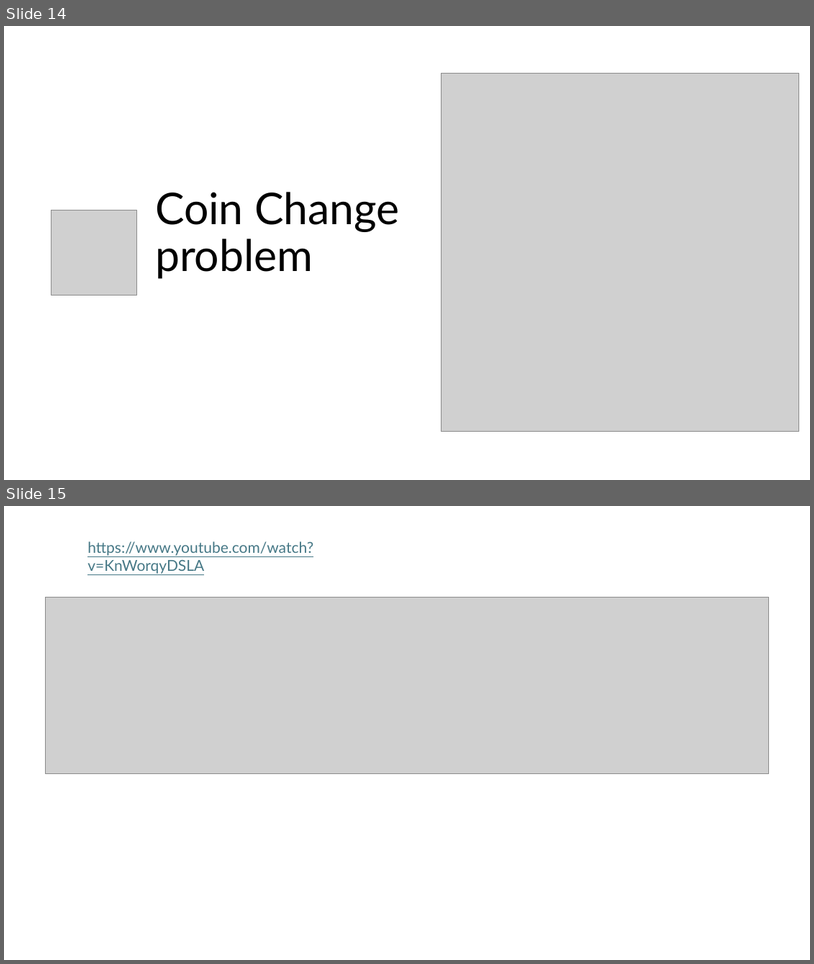
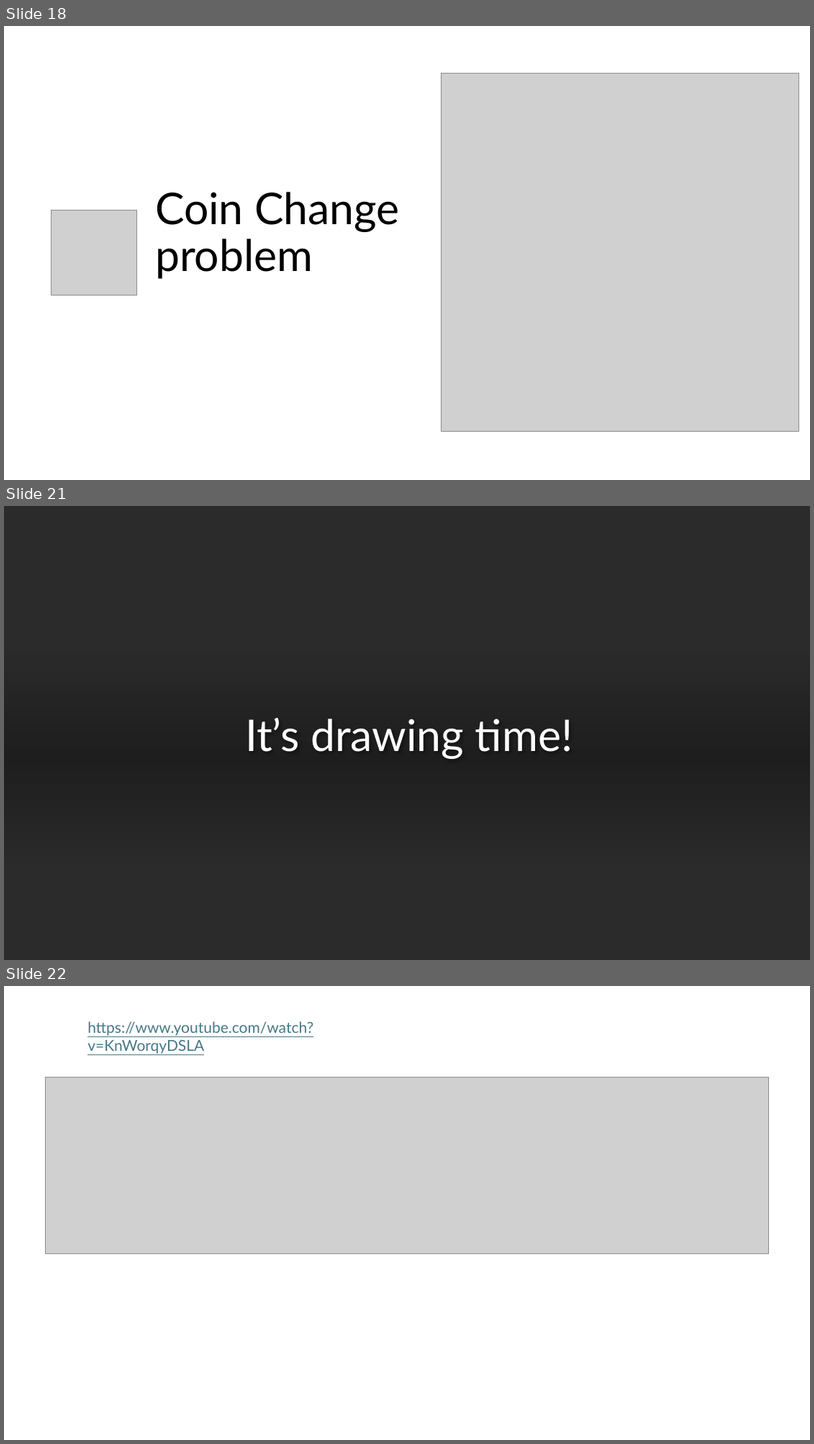
Before and after one commit to RobertNagy299/dsa-i-teaching, a slide deck: MyOwnPresentations/Dynamic_Programming_III.pptx. Shown one above the other, each under a label of ours: slides 14 and 15 before the commit, slides 18, 21 and 22 after it; the slides between them are not shown. The pictures are 814x964 and 814x1444 pixels, drawn with LibreOffice and Linux fonts; fonts in the diff are those of the drawing; grey boxes stand for pictures; background and template pictures are left out; a plain dark background stands for a picture behind light text. Boxes give left, top, right and bottom in pixels: in the first picture for what was removed or moved away, otherwise in the second. Text is boxed around its words. In the diff, an @@ line names an element or a change of style, - is before the commit and + after.

```diff
--- a/MyOwnPresentations/Dynamic_Programming_III.pptx
+++ b/MyOwnPresentations/Dynamic_Programming_III.pptx
@@ slide 21 added at <box>4,506,810,960</box>, background picture (left out) @@
@@ rectangle added at <box>4,506,810,960</box>, fill #FFFFFF @@
@@ rectangle added at <box>4,651,810,861</box>, fill gradient #000000 @@
@@ title added at <box>245,718,573,759</box>, 52 pt, text #FFFFFF @@
+It’s drawing time!
@@ what was slide 14 is now slide 18 @@
@@ what was slide 15 is now slide 22 @@
```
Also in this commit, not shown: 1 slide changed, 15 other slides added.
